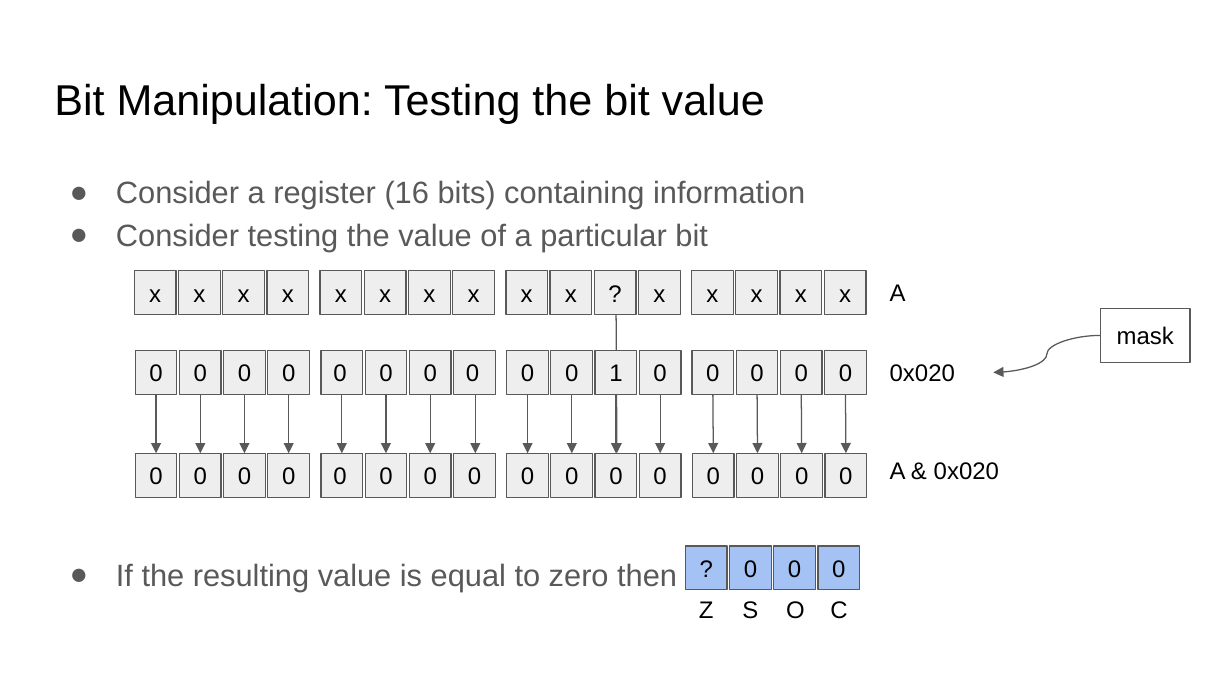
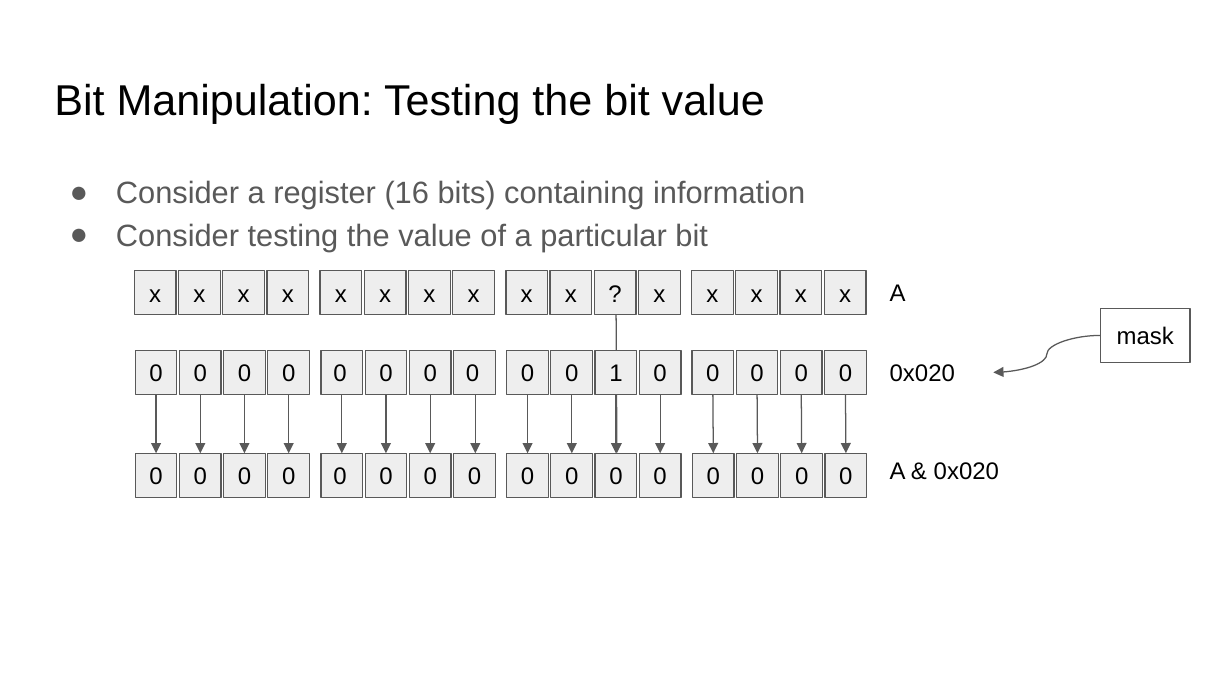
Before and after one commit to COMP122/comp122-s23, a slide deck: slide 5 of format-encodings/documents/ARCHIVE/bitwise-operations.pptx. Drawn at 1232x693 pixels with LibreOffice and Linux fonts; fonts in the diff are those of the drawing. Boxes give left, top, right and bottom in pixels: in the first picture for what was removed or moved away, otherwise in the second. Text is boxed around its words. In the diff, an @@ line names an element or a change of style, - is before the commit and + after.

```diff
--- a/format-encodings/documents/ARCHIVE/bitwise-operations.pptx
+++ b/format-encodings/documents/ARCHIVE/bitwise-operations.pptx
@@ text at [116, 563, 677, 591]: paragraph removed @@
-● If the resulting value is equal to zero then
@@ group removed at [685, 546, 860, 619]: 4 rectangles, 4 texts @@
-?
-0
-0
-0
-Z
-S
-O
-C
```
Also in this commit, not shown: 3 other slides changed, 1 other file.
